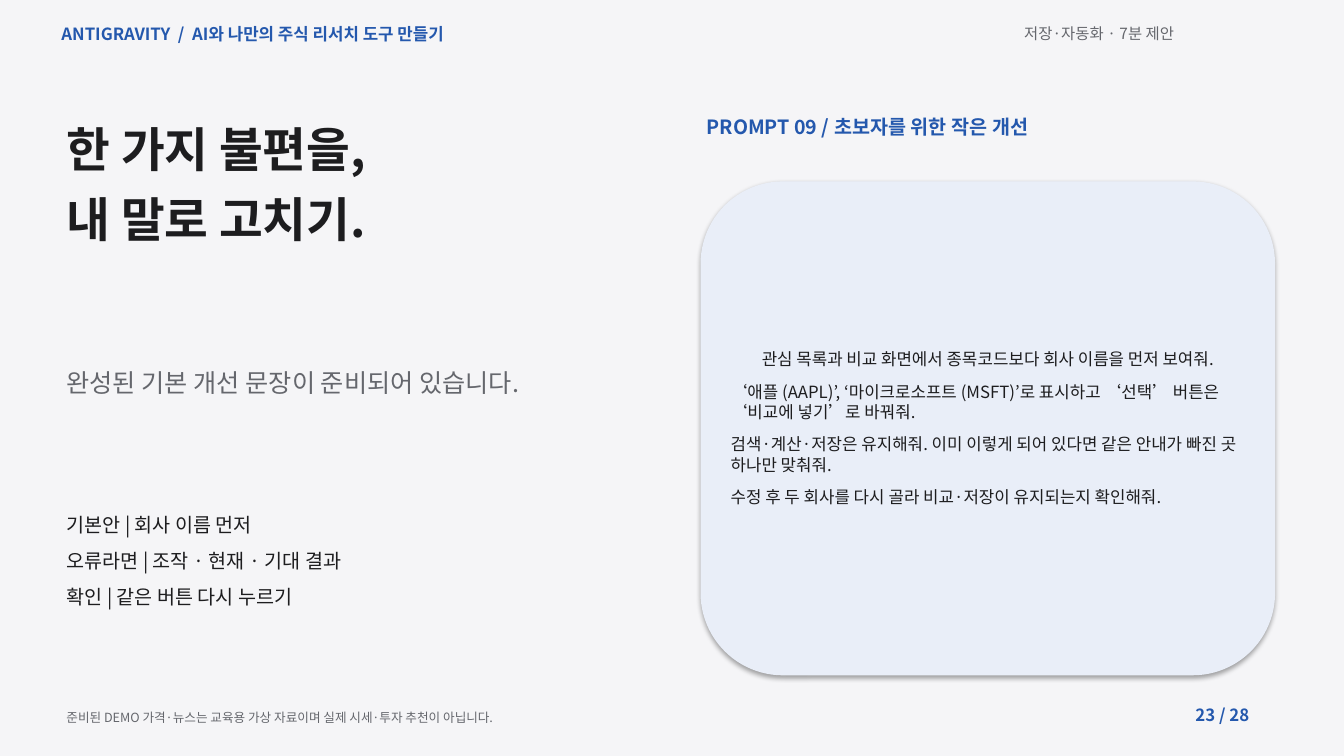
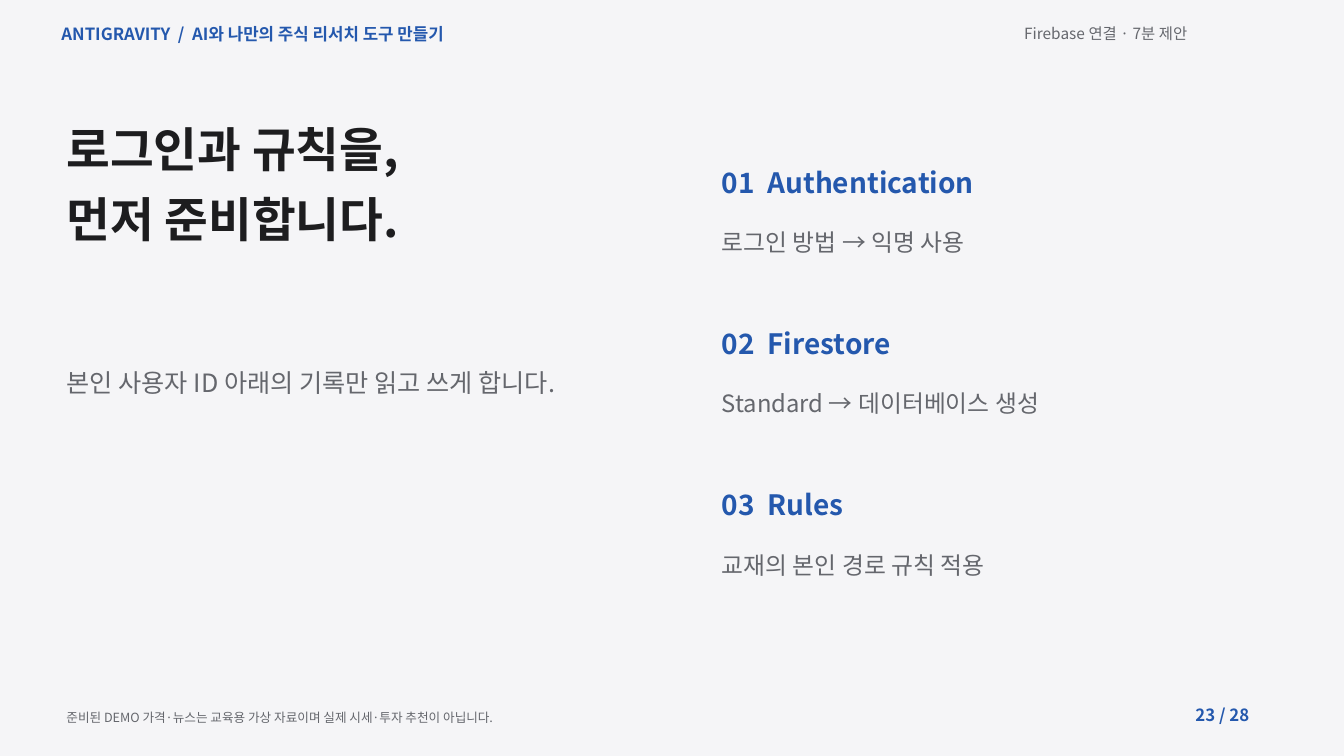
Before and after one commit to elect94/reportsol, a slide deck: slide 23 of materials/lecture.pptx. Drawn at 1344x756 pixels with LibreOffice and Linux fonts; fonts in the diff are those of the drawing. Boxes give left, top, right and bottom in pixels: in the first picture for what was removed or moved away, otherwise in the second. Text is boxed around its words. In the diff, an @@ line names an element or a change of style, - is before the commit and + after.

```diff
--- a/materials/lecture.pptx
+++ b/materials/lecture.pptx
@@ text at [1024, 26, 1187, 40]: text changed @@
-저장·자동화 · 7분 제안
+Firebase 연결 · 7분 제안
@@ text removed at [707, 117, 1028, 136] @@
-PROMPT 09 / 초보자를 위한 작은 개선
@@ text at [66, 127, 399, 242]: text changed @@
-한 가지 불편을,
-내 말로 고치기.
+로그인과 규칙을,
+먼저 준비합니다.
@@ text added at [722, 170, 973, 194], 20 pt, text #2458AD, bold @@
+01 Authentication
@@ rounded rectangle removed at [701, 181, 1275, 676] @@
-관심 목록과 비교 화면에서 종목코드보다 회사 이름을 먼저 보여줘.
-‘애플 (AAPL)’, ‘마이크로소프트 (MSFT)’로 표시하고 ‘선택’ 버튼은 ‘비교에 넣기’로 바꿔줘.
-검색·계산·저장은 유지해줘. 이미 이렇게 되어 있다면 같은 안내가 빠진 곳 하나만 맞춰줘.
-수정 후 두 회사를 다시 골라 비교·저장이 유지되는지 확인해줘.
@@ text added at [722, 231, 965, 253], 17 pt, text #65676D @@
+로그인 방법 → 익명 사용
@@ text added at [722, 331, 890, 355], 20 pt, text #2458AD, bold @@
+02 Firestore
@@ text at [66, 371, 555, 394]: text changed @@
-완성된 기본 개선 문장이 준비되어 있습니다.
+본인 사용자 ID 아래의 기록만 읽고 쓰게 합니다.
@@ text added at [722, 392, 1039, 414], 17 pt, text #65676D @@
+Standard → 데이터베이스 생성
@@ text added at [722, 492, 843, 516], 20 pt, text #2458AD, bold @@
+03 Rules
@@ text removed at [66, 515, 341, 606] @@
-기본안 | 회사 이름 먼저
-오류라면 | 조작 · 현재 · 기대 결과
-확인 | 같은 버튼 다시 누르기
@@ text added at [722, 554, 984, 576], 17 pt, text #65676D @@
+교재의 본인 경로 규칙 적용
```
Also in this commit, not shown: 21 other slides changed, 1 slide added, 1 slide removed, 24 other files.
